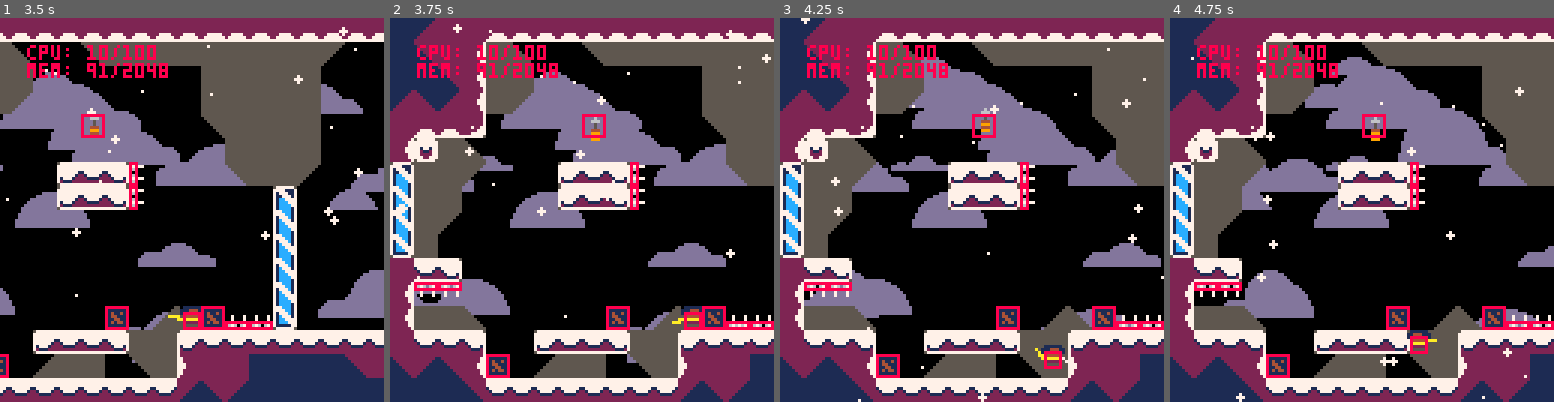
Above: before the commit, frames 1-4 (left to right).
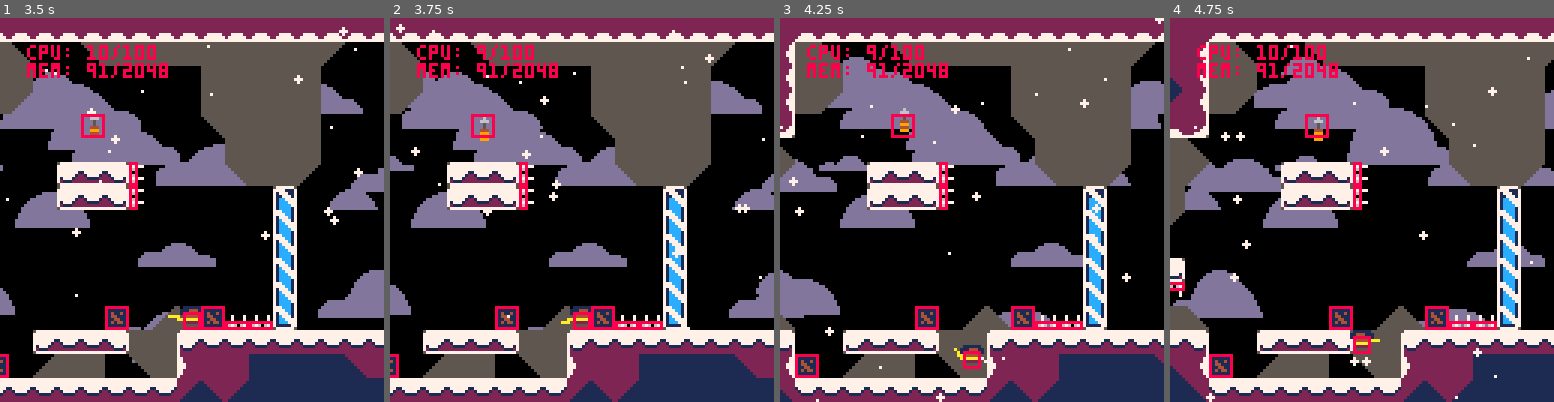
Above: after the commit, the same moments.

Repository: ExOK/Celeste2
Game: PICO-8 cartridge celeste2.p8
The game is run twice, just before and just after one commit, with the same random seed, the same clock (stepped at 60 frames per second) and the same inputs.
Inputs:
- Up to frame 1 (3.5 s): tap X (X key) at 0.33, 0.7, 1.43, 2.58, 3.1 s; tap O (Z key) at 1.07, 1.8, 2.43, 3.07 s; hold Right 2.33-3.33 s; hold Right from 3.38 s (still down)
- Up to frame 2 (3.75 s): keep holding Right; tap X (X key) at 3.62 s; tap O (Z key) at 3.7 s
- Up to frame 3 (4.25 s): tap X (X key) at 4.13 s; release Right at 4.22 s
- Up to frame 4 (4.75 s): hold Up 4.27-4.67 s; tap O (Z key) at 4.33 s; tap X (X key) at 4.65 s; hold Right from 4.72 s (still down)

Frame 1 is identical in both runs. In frame 2, 66% of the frame differs, in the area x 0-100%, y 0-100%; in frame 3, 62%; in frame 4, 52%.

Commit message:
debug code was messing with camera

Diff:
--- a/celeste2.p8
+++ b/celeste2.p8
@@ -175,6 +175,7 @@
 		camera(0, 0)
 		print("cpu: " .. flr(stat(1) * 100) .. "/100", 9, 9, 8)
 		print("mem: " .. flr(stat(0)) .. "/2048", 9, 15, 8)
+		camera(camera_x, camera_y)
 	end
 end
 
